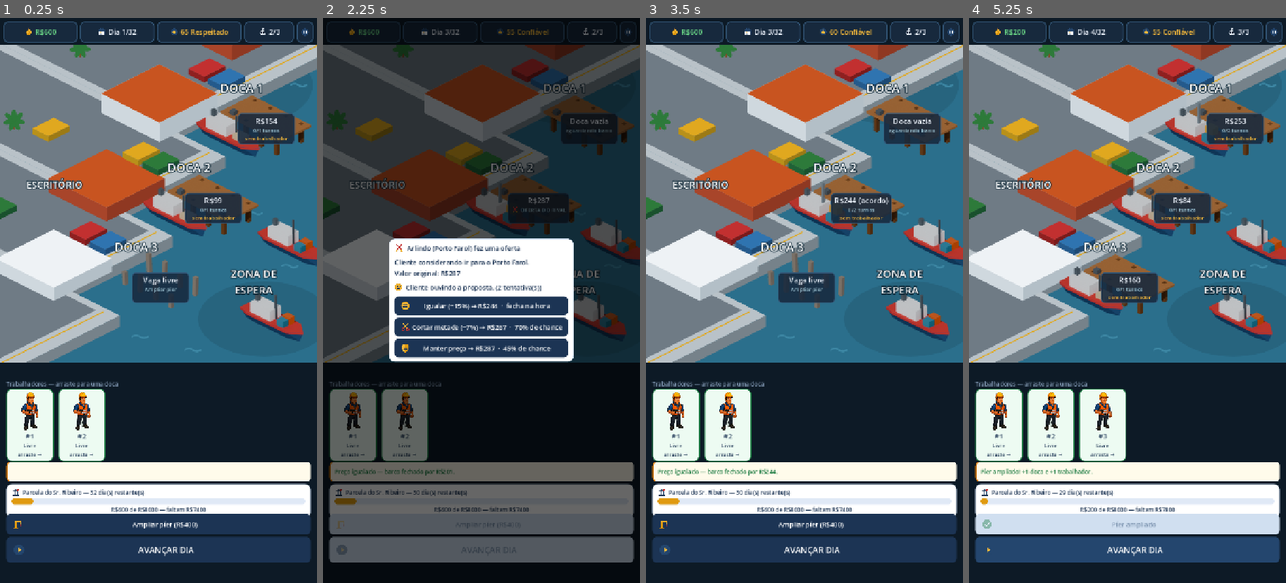
Above: before the commit, frames 1-4 (left to right).
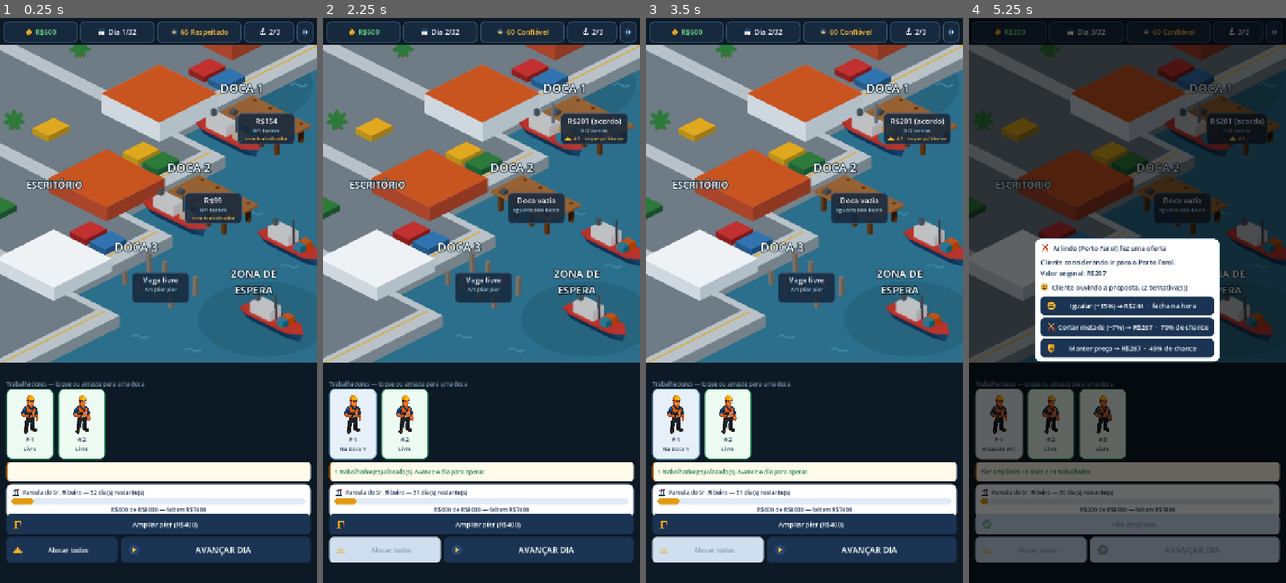
Above: after the commit, the same moments.

Repository: Brunoleon98/br-port
Game: Godot game, scene res://scenes/Main.tscn
Two runs of this game, one before a commit and one after it. Both use one fixed random seed, a clock stepped at 60 frames per second and the inputs below.
Inputs (mouse positions are in pixels of both pictures, inside the frame that each line leads up to):
- Up to frame 1 (0.25 s): no input
- Up to frame 2 (2.25 s): click "AVANÇAR DIA" at 0.5 s; click "Igualar (−15%) → R$201 · fech…" at 1.25 s; click (386, 549) at 2 s, where only the run after the commit has a clickable "Alocar todos"
- Up to frame 3 (3.5 s): click (804, 306) at 2.75 s, where only the run before the commit has a clickable "Igualar (−15%) → R$244 · fech…"
- Up to frame 4 (5.25 s): click "Ampliar píer (R$400)" at 3.5 s; click "Comprar" at 4.25 s; click "AVANÇAR DIA" at 5 s

The runs differ from the first frame. In frame 1, 1.4% of the frame differs, in the area x 1-80%, y 64-97%; in frame 2, 79%; in frame 3, 5.4%; in frame 4, 81%, in the area x 0-100%, y 0-97%.

Commit message:
Stop making the player drag a worker for every berth, every turn
Playing a full game showed what the tests could not: the drag is fine once and
tiring by the thirtieth time. Two ways out, both alongside the drag rather than
replacing it.

"Alocar todos" fills every waiting berth from the free workers, richest boat
first. That order is not decoration — when there are fewer workers than boats,
serving the most valuable first is the right play, so the button does what an
attentive player would do rather than something arbitrary. Releasing a worker
and placing them by hand still works, so the choice survives; it just stopped
being compulsory.

Tapping a worker selects them and tapping a berth sends them there, which is
what a touch screen wants. The hint for it lives in the row's title, which
changes to name the selected worker: the card is 158px tall and clipped the
third line of any instruction put there.

assign_worker grew a quiet flag so the batch does not emit one message per
worker and leave only the last one standing; the batch prints a single summary
that also says how many berths went unstaffed.

Nine new assertions cover the batch, including the case that actually matters —
fewer workers than boats, where the ordering shows — and that a berth under a
rival offer is neither counted as pending nor filled. 42 pass. The tap path was
exercised end to end on the real scene, not just through GameState.

Co-Authored-By: Claude Opus 5 <noreply@anthropic.com>
Claude-Session: https://claude.ai/code/session_019u5RZ3eUcPEomcNVMuzr8K

Diff:
--- a/brport_vs/autoload/GameState.gd
+++ b/brport_vs/autoload/GameState.gd
@@ -167,21 +167,27 @@
 
 
 # ── WORKER ASSIGNMENT ──
-func assign_worker(worker_id: int, dock_index: int) -> bool:
+# `avisar` só existe para a alocação em lote: chamar isto N vezes emitiria N
+# mensagens e só a última sobreviveria na barra. Quem aloca em lote silencia
+# aqui e emite um resumo no fim.
+func assign_worker(worker_id: int, dock_index: int, avisar: bool = true) -> bool:
 	if phase != "playing":
 		return false
 	if dock_index < 0 or dock_index >= docks.size():
 		return false
 	var dock: Dictionary = docks[dock_index]
 	if dock["boat"] == null:
-		message.emit("Doca vazia — não há barco aqui.", "warn")
+		if avisar:
+			message.emit("Doca vazia — não há barco aqui.", "warn")
 		return false
 	if dock["worker_id"] != null:
-		message.emit("Essa doca já tem trabalhador operando.", "warn")
+		if avisar:
+			message.emit("Essa doca já tem trabalhador operando.", "warn")
 		return false
 	var boat: Dictionary = dock["boat"]
 	if boat.get("rival", false) and not boat.get("matched", false):
-		message.emit("Resolva a oferta do rival antes de alocar.", "warn")
+		if avisar:
+			message.emit("Resolva a oferta do rival antes de alocar.", "warn")
 		return false
 	var worker = _find_worker(worker_id)
 	if worker == null or int(worker["busy_turns"]) > 0:
@@ -192,13 +198,96 @@
 	# várias docas e faturar de graça.
 	var already := worker_dock_index(worker_id)
 	if already >= 0:
-		message.emit("Trabalhador #%d já está na Doca %d. Toque na doca para liberá-lo." % [worker_id, already + 1], "warn")
+		if avisar:
+			message.emit("Trabalhador #%d já está na Doca %d. Toque na doca para liberá-lo." % [worker_id, already + 1], "warn")
 		return false
 	dock["worker_id"] = worker_id
-	message.emit("Trabalhador alocado. Avance o dia para operar.", "good")
+	if avisar:
+		message.emit("Trabalhador alocado. Avance o dia para operar.", "good")
 	roster_changed.emit()
 	save_game()
 	return true
+
+
+# Põe todo trabalhador livre numa doca que esteja esperando, do barco mais
+# valioso para o menos. Existe porque arrastar um por um, todo turno, é o que
+# mais cansa em quem joga — e quando há trabalhador para todas as docas não
+# havia decisão nenhuma sendo tomada no arrasto.
+#
+# A ordem por valor NÃO é enfeite: quando há menos trabalhador que barco,
+# atender o mais caro primeiro é a jogada certa, então o botão faz o que um
+# bom jogador faria. Quem quiser outra coisa toca na doca para liberar e
+# realoca — a escolha continua existindo, deixou é de ser obrigatória.
+func assign_all_free_workers() -> int:
+	if phase != "playing":
+		return 0
+
+	var livres: Array[int] = []
+	for w in workers:
+		var wid := int(w["id"])
+		if int(w["busy_turns"]) == 0 and worker_dock_index(wid) < 0:
+			livres.append(wid)
+	if livres.is_empty():
+		return 0
+
+	var esperando: Array[int] = []
+	for i in range(docks.size()):
+		var doca: Dictionary = docks[i]
+		var barco = doca["boat"]
+		if barco == null or doca["worker_id"] != null:
+			continue
+		if barco.get("rival", false) and not barco.get("matched", false):
+			continue
+		esperando.append(i)
+	if esperando.is_empty():
+		return 0
+
+	esperando.sort_custom(func(a, b): return _valor_do_barco(a) > _valor_do_barco(b))
+
+	var postos := 0
+	for i in esperando:
+		if postos >= livres.size():
+			break
+		if assign_worker(livres[postos], i, false):
+			postos += 1
+
+	if postos > 0:
+		var sobraram := esperando.size() - postos
+		var texto := "%d trabalhador(es) alocado(s). Avance o dia para operar." % postos
+		if sobraram > 0:
+			texto += " Faltou gente para %d doca(s)." % sobraram
+		message.emit(texto, "good")
+	return postos
+
+
+func _valor_do_barco(dock_index: int) -> int:
+	var barco = docks[dock_index]["boat"]
+	if barco == null:
+		return 0
+	return int(barco["matched_value"]) if barco.get("matched", false) else int(barco["value"])
+
+
+# Há trabalhador livre E doca esperando? É o que decide se o botão de alocar
+# em lote fica aceso.
+func has_pending_assignment() -> bool:
+	if phase != "playing":
+		return false
+	var tem_livre := false
+	for w in workers:
+		if int(w["busy_turns"]) == 0 and worker_dock_index(int(w["id"])) < 0:
+			tem_livre = true
+			break
+	if not tem_livre:
+		return false
+	for i in range(docks.size()):
+		var doca: Dictionary = docks[i]
+		var barco = doca["boat"]
+		if barco == null or doca["worker_id"] != null:
+			continue
+		if barco.get("rival", false) and not barco.get("matched", false):
+			continue
+		return true
+	return false
 
 
 # Devolve o índice da doca onde o trabalhador está alocado, ou -1.
--- a/brport_vs/scenes/Main.tscn
+++ b/brport_vs/scenes/Main.tscn
@@ -13,6 +13,7 @@
 [ext_resource type="Texture2D" path="res://art/icones/parcela.svg" id="ic_parcela"]
 [ext_resource type="Texture2D" path="res://art/icones/ampliar_pier.svg" id="ic_ampliar"]
 [ext_resource type="Texture2D" path="res://art/icones/avancar.svg" id="ic_avancar"]
+[ext_resource type="Texture2D" path="res://art/icones/trabalhador.svg" id="ic_trabalhador"]
 
 [sub_resource type="StyleBoxFlat" id="pilula"]
 bg_color = Color(0.09, 0.16, 0.24, 1)
@@ -321,7 +322,7 @@
 offset_top = 820.0
 offset_right = 706.0
 offset_bottom = 838.0
-text = "Trabalhadores — arraste para uma doca"
+text = "Trabalhadores — toque ou arraste para uma doca"
 theme_override_colors/font_color = Color(0.51, 0.6, 0.706, 1)
 theme_override_font_sizes/font_size = 13
 
@@ -398,12 +399,27 @@
 theme_override_constants/icon_max_width = 26
 icon = ExtResource("ic_ampliar")
 
-[node name="Avancar" type="Button" parent="."]
+[node name="AcoesTurno" type="HBoxContainer" parent="."]
 layout_mode = 0
 offset_left = 14.0
 offset_top = 1176.0
 offset_right = 706.0
 offset_bottom = 1234.0
+theme_override_constants/separation = 8
+
+[node name="Alocar" type="Button" parent="AcoesTurno"]
+layout_mode = 2
+size_flags_horizontal = 3
+tooltip_text = "Põe cada trabalhador livre numa doca que esteja esperando, do barco mais valioso para o menos"
+text = "Alocar todos"
+theme_override_constants/icon_max_width = 24
+theme_override_font_sizes/font_size = 15
+icon = ExtResource("ic_trabalhador")
+
+[node name="Avancar" type="Button" parent="AcoesTurno"]
+layout_mode = 2
+size_flags_horizontal = 3
+size_flags_stretch_ratio = 1.7
 text = "AVANÇAR DIA"
 theme_override_constants/icon_max_width = 30
 theme_override_font_sizes/font_size = 19
--- a/brport_vs/scripts/Dock.gd
+++ b/brport_vs/scripts/Dock.gd
@@ -25,6 +25,10 @@
 const ArtePequeno := preload("res://art/props/barco_pequeno.png")
 
 var dock_index: int = -1
+
+# Quem está selecionado na fileira de trabalhadores, ou -1. O Main mantém isto
+# em dia; a doca só precisa saber para onde mandar o toque.
+var trabalhador_selecionado: int = -1
 
 @onready var _pier: TextureRect = $Pier
 @onready var _barco: TextureRect = $Barco
@@ -127,11 +131,20 @@
 
 
 func _gui_input(event: InputEvent) -> void:
-	# Tocar/clicar numa doca com trabalhador alocado o devolve para a lista,
-	# desde que a operação ainda não tenha começado.
-	if event is InputEventMouseButton and event.pressed and event.button_index == MOUSE_BUTTON_LEFT:
-		if not esta_construida():
-			return
-		if GameState.docks[dock_index]["worker_id"] != null:
-			GameState.release_worker(dock_index)
-			accept_event()
+	if not (event is InputEventMouseButton and event.pressed
+			and event.button_index == MOUSE_BUTTON_LEFT):
+		return
+	if not esta_construida():
+		return
+
+	# Com alguém selecionado na fileira, o toque ALOCA — é o outro lado do
+	# toque-para-alocar. Sem seleção, o toque devolve quem está aqui para a
+	# fileira, que é como se desfaz um arrasto errado.
+	if trabalhador_selecionado >= 0 and GameState.docks[dock_index]["worker_id"] == null:
+		GameState.assign_worker(trabalhador_selecionado, dock_index)
+		accept_event()
+		return
+
+	if GameState.docks[dock_index]["worker_id"] != null:
+		GameState.release_worker(dock_index)
+		accept_event()
--- a/brport_vs/scripts/Main.gd
+++ b/brport_vs/scripts/Main.gd
@@ -36,10 +36,17 @@
 @onready var _docks_label: Label = $HudBar/DocasPilula/Linha/DocasTexto
 @onready var _pause_button: Button = $HudBar/Pausar
 @onready var _message_label: Label = $MensagemCartao/Mensagem
-@onready var _advance_button: Button = $Avancar
+@onready var _advance_button: Button = $AcoesTurno/Avancar
+@onready var _alocar_button: Button = $AcoesTurno/Alocar
 @onready var _upgrade_button: Button = $Upgrade
 @onready var _docks_container: Control = $MapaWrap/Docas
+
+# Trabalhador escolhido por toque, à espera de uma doca. -1 = nenhum.
+# Vive aqui e não no GameState porque é estado de interface: quem joga com
+# arrasto nunca o usa, e o jogo salvo não deve carregar isto.
+var _selecionado: int = -1
 @onready var _workers_container: HBoxContainer = $Trabalhadores
+@onready var _workers_title: Label = $TrabalhadoresTitulo
 @onready var _meta_bar: ProgressBar = $MetaCartao/MetaColuna/MetaBarra
 @onready var _meta_label: Label = $MetaCartao/MetaColuna/MetaTexto
 @onready var _meta_titulo: Label = $MetaCartao/MetaColuna/MetaTituloLinha/MetaTitulo
@@ -48,6 +55,7 @@
 
 func _ready() -> void:
 	_advance_button.pressed.connect(_on_advance_pressed)
+	_alocar_button.pressed.connect(_on_alocar_pressed)
 	_upgrade_button.pressed.connect(_on_upgrade_pressed)
 	_pause_button.pressed.connect(_on_pause_pressed)
 
@@ -96,6 +104,7 @@
 		_upgrade_button.text = "Ampliar píer (R$%d)" % GameState.UPGRADE_COST
 		Icones.no_botao(_upgrade_button, Icones.AMPLIAR_PIER, 26)
 	_advance_button.disabled = GameState.phase != "playing"
+	_alocar_button.disabled = not GameState.has_pending_assignment()
 	_refresh_meta()
 
 
@@ -129,6 +138,7 @@
 func _refresh_docks() -> void:
 	var vagas := _docks_container.get_children()
 	for i in range(vagas.size()):
+		vagas[i].trabalhador_selecionado = _selecionado
 		vagas[i].setup(i)
 
 
@@ -141,11 +151,57 @@
 
 
 func _refresh_workers() -> void:
+	# Um trabalhador que deixou de estar livre não pode continuar selecionado —
+	# senão o próximo toque numa doca tentaria alocar quem já está ocupado.
+	if _selecionado >= 0 and not _pode_ser_selecionado(_selecionado):
+		_selecionado = -1
+
 	_clear(_workers_container)
 	for w in GameState.workers:
 		var worker_node = WorkerScene.instantiate()
 		_workers_container.add_child(worker_node)
 		worker_node.setup(int(w["id"]))
+		worker_node.selecionado.connect(_on_worker_selecionado)
+		worker_node.marcar_selecionado(int(w["id"]) == _selecionado)
+	_refresh_titulo_trabalhadores()
+
+
+func _pode_ser_selecionado(worker_id: int) -> bool:
+	if GameState.phase != "playing":
+		return false
+	if GameState.worker_dock_index(worker_id) >= 0:
+		return false
+	for w in GameState.workers:
+		if int(w["id"]) == worker_id:
+			return int(w["busy_turns"]) == 0
+	return false
+
+
+# Tocar no mesmo trabalhador de novo desmarca — sem isso não haveria como
+# desistir da seleção a não ser alocando.
+func _on_worker_selecionado(worker_id: int) -> void:
+	_selecionado = -1 if _selecionado == worker_id else worker_id
+	for no in _workers_container.get_children():
+		no.marcar_selecionado(no.worker_id == _selecionado)
+	for vaga in _docks_container.get_children():
+		vaga.trabalhador_selecionado = _selecionado
+	_refresh_titulo_trabalhadores()
+
+
+# O cartão do trabalhador tem 158px e não comporta a instrução; ela vive aqui,
+# onde também pode mudar conforme o estado.
+func _refresh_titulo_trabalhadores() -> void:
+	if _selecionado >= 0:
+		_workers_title.text = "Agora toque numa doca para enviar o #%d" % _selecionado
+		_workers_title.add_theme_color_override("font_color", COR_AVISO)
+	else:
+		_workers_title.text = "Trabalhadores — toque ou arraste para uma doca"
+		_workers_title.add_theme_color_override("font_color", Color(0.51, 0.6, 0.706))
+
+
+func _on_alocar_pressed() -> void:
+	_selecionado = -1
+	GameState.assign_all_free_workers()
 
 
 func _on_message(text: String, kind: String) -> void:
--- a/brport_vs/scripts/Worker.gd
+++ b/brport_vs/scripts/Worker.gd
@@ -7,7 +7,13 @@
 # TrabAlocado, TrabOcupado). No Bloco 4 o retângulo vira sprite trocando a
 # cena, sem mexer aqui.
 
+# Tocar num trabalhador o SELECIONA; tocar depois numa doca o manda para lá.
+# É a alternativa ao arrasto — que continua funcionando, mas exigia precisão
+# e repetição a cada turno.
+signal selecionado(worker_id: int)
+
 var worker_id: int = -1
+var _selecionado := false
 
 @onready var _retrato: TextureRect = $Conteudo/Retrato
 @onready var _nome: Label = $Conteudo/Nome
@@ -26,7 +32,32 @@
 
 
 func _aplicar_estilo(nome_no_tema: String) -> void:
-	add_theme_stylebox_override("panel", get_theme_stylebox("panel", nome_no_tema))
+	var estilo := get_theme_stylebox("panel", nome_no_tema)
+	if _selecionado and estilo is StyleBoxFlat:
+		# Duplicar: mexer no stylebox do tema mudaria TODOS os trabalhadores.
+		var realce: StyleBoxFlat = estilo.duplicate()
+		realce.border_color = Color(0.878, 0.604, 0.063)
+		realce.set_border_width_all(4)
+		estilo = realce
+	add_theme_stylebox_override("panel", estilo)
+
+
+func marcar_selecionado(valor: bool) -> void:
+	if _selecionado == valor:
+		return
+	_selecionado = valor
+	if is_node_ready():
+		refresh()
+
+
+func _gui_input(event: InputEvent) -> void:
+	# No RELEASE, não no press: soltar um arrasto acontece sobre a doca, então
+	# tratar aqui não rouba o clique de quem prefere arrastar.
+	if event is InputEventMouseButton and not event.pressed \
+			and event.button_index == MOUSE_BUTTON_LEFT:
+		if esta_livre():
+			selecionado.emit(worker_id)
+			accept_event()
 
 
 func refresh() -> void:
@@ -49,7 +80,7 @@
 		_estado.text = "Na Doca %d" % (dock_index + 1)
 	else:
 		_aplicar_estilo("TrabLivre")
-		_estado.text = "Livre\narraste →"
+		_estado.text = "Escolhido" if _selecionado else "Livre"
 
 
 func _find_self() -> Variant:
--- a/brport_vs/tests/run_tests.gd
+++ b/brport_vs/tests/run_tests.gd
@@ -179,6 +179,42 @@
 
 	root.remove_child(main2)
 	main2.free()
+
+	print("=== T4d: alocar em lote e por toque ===")
+	_fresh_playing()
+	# Cenário controlado: 3 docas com barco, e menos trabalhador que doca —
+	# é onde a ORDEM importa. Se o lote não servir o mais caro primeiro, o
+	# botão estaria jogando pior do que um humano atento.
+	while GS.docks.size() < 3:
+		GS.docks.append({"boat": null, "worker_id": null})
+	while GS.workers.size() > 2:
+		GS.workers.pop_back()
+	for i in range(3):
+		GS.docks[i]["boat"] = _fake_boat(100 + i * 100, 1, false)
+		GS.docks[i]["worker_id"] = null
+	for w in GS.workers:
+		w["busy_turns"] = 0
+
+	_check("ha alocacao pendente antes", GS.has_pending_assignment() == true)
+	var postos: int = GS.assign_all_free_workers()
+	_check("alocou os 2 trabalhadores livres", postos == 2)
+	_check("serviu primeiro a doca de R$300", GS.docks[2]["worker_id"] != null)
+	_check("serviu depois a doca de R$200", GS.docks[1]["worker_id"] != null)
+	_check("deixou de fora a doca mais barata", GS.docks[0]["worker_id"] == null)
+	_check("nao ha mais alocacao pendente", GS.has_pending_assignment() == false)
+	_check("rodar de novo nao aloca nada", GS.assign_all_free_workers() == 0)
+
+	# Uma doca sob oferta do rival nao pode ser preenchida pelo lote.
+	_fresh_playing()
+	for i in range(GS.docks.size()):
+		GS.docks[i]["boat"] = null
+		GS.docks[i]["worker_id"] = null
+	for w in GS.workers:
+		w["busy_turns"] = 0
+	GS.docks[0]["boat"] = _fake_boat(300, 1, true)
+	_check("doca sob oferta do rival nao conta como pendente",
+		GS.has_pending_assignment() == false)
+	_check("lote nao aloca em doca sob oferta", GS.assign_all_free_workers() == 0)
 
 	print("=== T5: upgrade avisa a UI ===")
 	_fresh_playing()
